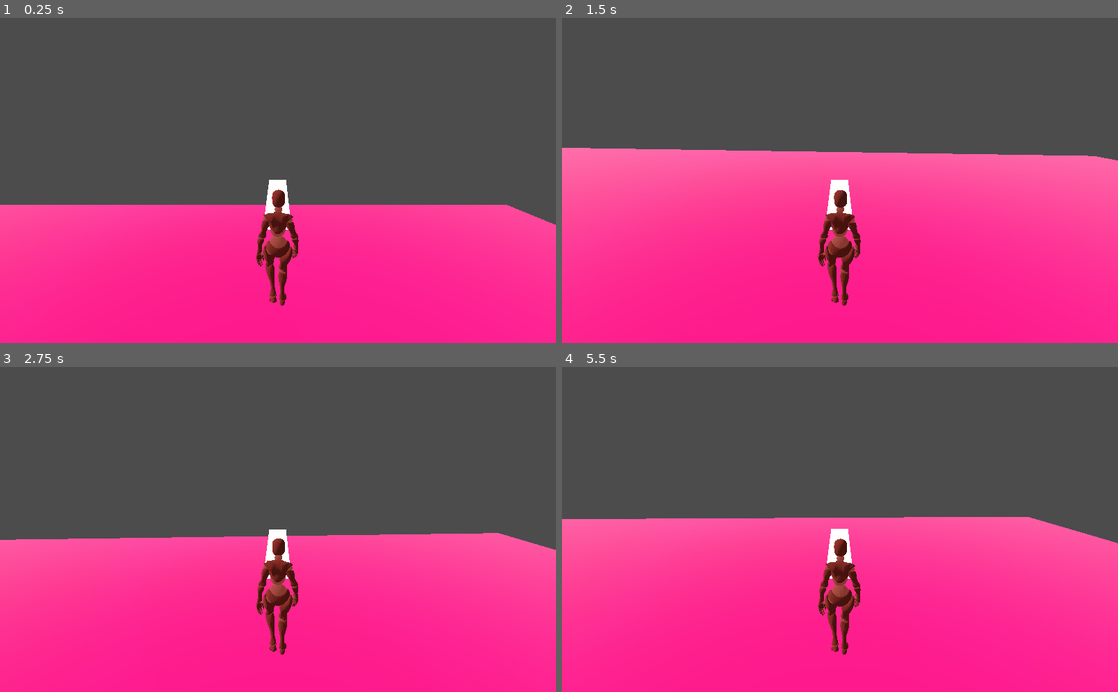
Above: before the commit, frames 1-4 (two rows, left to right).
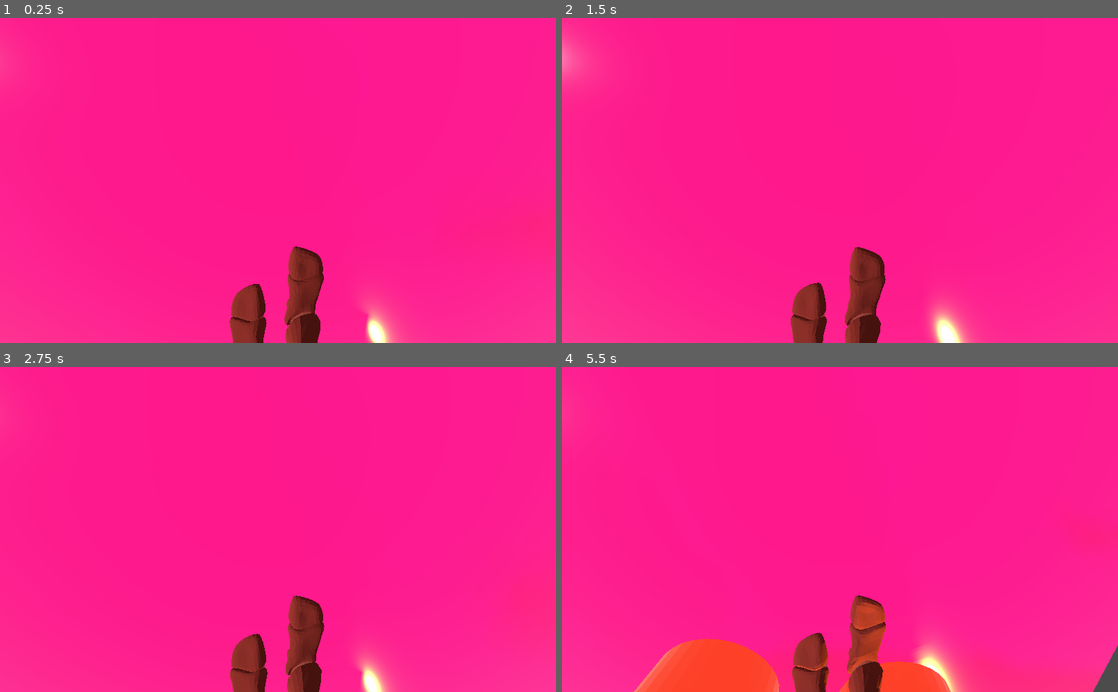
Above: after the commit, the same moments.

Repository: nischitpra/godot_test
Game: Godot game, scene res://terrain/Spatial.tscn
Same seed, same stepped clock (60 frames per second), same inputs: the game is played once before the commit and once after it.
Inputs (mouse positions are in pixels of both pictures, inside the frame that each line leads up to):
- Up to frame 1 (0.25 s): no input
- Up to frame 2 (1.5 s): move the mouse to (867, 180) at 0.52 s; hold S (move_bw) 0.53-1.28 s; tap W (move_fw) at 0.8, 1.35 s; move the mouse to (812, 180) at 1.27 s
- Up to frame 3 (2.75 s): tap Space (move_j) at 1.55, 2.1 s; move the mouse to (289, 523) at 2.02 s; hold A (move_l) from 2.03 s (still down)
- Up to frame 4 (5.5 s): move the mouse to (834, 536) at 2.77 s; release A (move_l) at 2.78 s; tap A (move_l) at 2.85 s; tap D (move_r) at 3.05 s; tap Enter at 3.5 s; move the mouse to (878, 532) at 3.52 s; hold D (move_r) 3.53-4.28 s; tap Shift (move_sprint) at 3.8, 4.35 s; move the mouse to (795, 526) at 4.27 s; tap S (move_bw) at 4.55 s; tap Space (move_j) at 5 s; move the mouse to (845, 529) at 5.02 s; hold S (move_bw) from 5.03 s (still down); tap W (move_fw) at 5.3 s

The runs differ from the first frame. In frame 1, 70% of the frame differs, in the area x 0-100%, y 0-100%; in frame 2, 69%; in frame 3, 71%; in frame 4, 74%.

Commit message:
* [w] player movement

Diff:
--- a/Main.tscn
+++ b/Main.tscn
@@ -6,7 +6,7 @@
 [node name="Main" type="Spatial"]
 
 [node name="Player" parent="." instance=ExtResource( 2 )]
-transform = Transform( 0.5, 0, 0, 0, -2.18557e-08, -0.5, 0, 0.5, -2.18557e-08, 0, 1.41017, 0 )
+transform = Transform( 0.5, 0, 0, 0, 0.5, 0, 0, 0, 0.5, 0, 1.41017, 0 )
 
 [node name="house" parent="." instance=ExtResource( 3 )]
 transform = Transform( 1, 0, 0, 0, 1, 0, 0, 0, 1, 0, -2, 0 )
--- a/player/Player.tscn
+++ b/player/Player.tscn
@@ -1,31 +1,30 @@
-[gd_scene load_steps=5 format=2]
+[gd_scene load_steps=4 format=2]
 
 [ext_resource path="res://player/PlayerController.gd" type="Script" id=1]
 [ext_resource path="res://player/characterAnimations.tscn" type="PackedScene" id=2]
 
-[sub_resource type="CubeMesh" id=2]
-
-[sub_resource type="CapsuleShape" id=1]
-radius = 0.47317
-height = 2.62388
+[sub_resource type="CapsuleShape" id=2]
+radius = 0.63262
+height = 1.95425
 
 [node name="Player" type="KinematicBody"]
-transform = Transform( 1, 0, 0, 0, 1, 0, 0, 0, 1, 0, 1.76113, 0 )
 script = ExtResource( 1 )
 
-[node name="gun" type="MeshInstance" parent="."]
-transform = Transform( 0.16624, 0, 0, 0, 0.777088, -2.68198e-08, 0, -1.47516e-07, -0.128361, 0.00785118, 0.805592, -1.3709 )
-mesh = SubResource( 2 )
-material/0 = null
+[node name="Character Model" type="Spatial" parent="."]
 
-[node name="pivot" type="Spatial" parent="."]
+[node name="Player Model" parent="Character Model" instance=ExtResource( 2 )]
 
-[node name="Camera" type="Camera" parent="pivot"]
-transform = Transform( -1, -3.14485e-07, -8.5273e-08, -8.32486e-09, 0.286274, -0.958148, 3.25735e-07, -0.958148, -0.286274, 0, -2.825, -2.802 )
+[node name="CameraBase" type="Spatial" parent="."]
+transform = Transform( 1, 0, 0, 0, 1, 0, 0, 0, 1, 0, 1.6, 0 )
 
-[node name="characterAnimations" parent="." instance=ExtResource( 2 )]
-transform = Transform( 1, 0, 0, 0, -1.62921e-07, 1, 0, -1, -1.62921e-07, 0, 0, 0 )
+[node name="CameraRot" type="Spatial" parent="CameraBase"]
+
+[node name="SpringArm" type="SpringArm" parent="CameraBase/CameraRot"]
+transform = Transform( -1, 1.11444e-07, -3.06191e-07, 0, 0.939693, 0.34202, 3.25841e-07, 0.34202, -0.939693, 0, 0, 0 )
+spring_length = 2.4
+
+[node name="Camera" type="Camera" parent="CameraBase/CameraRot/SpringArm"]
 
 [node name="CollisionShape" type="CollisionShape" parent="."]
-transform = Transform( 0.5, 0, 0, 0, 0.5, 0, 0, 0, 0.5, 0, 0, -0.884497 )
-shape = SubResource( 1 )
+transform = Transform( 0.5, 0, 0, 0, -8.14603e-08, 0.5, 0, -0.5, -8.14603e-08, 0, 0.93, 0 )
+shape = SubResource( 2 )
--- a/player/PlayerController.gd
+++ b/player/PlayerController.gd
@@ -1,98 +1,69 @@
 extends KinematicBody
 
-const GRAVITY := -5
-const JUMP_SPEED := 2
-const SPEED := 1
-const SPRINT_SPEED := 2
-const ACCELERATION := 5
-const DE_ACCELERATION := 10
-const MOUSE_SENSITIVITY := 0.1
+const MOTION_INTERPOLATE_SPEED = 10
+const JUMP_SPEED = 6
 
-var move_direction := Vector3.ZERO
-var input_direction := Vector3.ZERO
-var velocity := Vector3.ZERO
-var is_sprinting := false
+const CAMERA_MOUSE_ROTATION_SPEED = 0.001
+const CAMERA_CONTROLLER_ROTATION_SPEED = 3.0
+const CAMERA_X_ROT_MIN = -40
+const CAMERA_X_ROT_MAX = 30
 
-onready var pivot := $pivot
-onready var gun := $gun
-onready var camera := $pivot/Camera
-onready var animation_tree := $characterAnimations/AnimationTree
+onready var gravity = ProjectSettings.get_setting("physics/3d/default_gravity") * ProjectSettings.get_setting("physics/3d/default_gravity_vector")
+onready var animation_tree = $"Character Model/Player Model/AnimationTree"
+onready var camera_base := $CameraBase
+onready var camera_rot := $CameraBase/CameraRot
+onready var camera := $CameraBase/CameraRot/SpringArm/Camera
+onready var character_model := $"Character Model"
+
+var camera_x_rot := 0.0
+var aiming := false
+
+var orientation = Transform()
+var root_motion = Transform()
+var velocity = Vector3()
+var motion = Vector2()
+
 
 func _ready():
 	Input.set_mouse_mode(Input.MOUSE_MODE_CAPTURED)
 
 
-func _input(event):
-	if event is InputEventMouseMotion:
-		var rotationY = deg2rad(-event.relative.x*MOUSE_SENSITIVITY)
-		var rotationX = deg2rad(event.relative.y*MOUSE_SENSITIVITY)
-		rotate_y(rotationY)
-		pivot.rotate_x(rotationX)
-		gun.rotate_x(rotationX)
-		var clampedRotationX =  clamp(pivot.rotation.x,deg2rad(-35),deg2rad(45))
-		pivot.rotation.x = clampedRotationX
-		gun.rotation.x = clampedRotationX
+func _physics_process(delta):
+	var motion_target = Vector2(Input.get_action_strength("move_r") - Input.get_action_strength("move_l"),
+								Input.get_action_strength("move_bw") - Input.get_action_strength("move_fw"))
+	motion = motion.linear_interpolate(motion_target, MOTION_INTERPOLATE_SPEED * delta)
 
-
-func _physics_process(delta):
-	_process_input(delta)
-	_process_movement(delta)
-
-
-func _process_input(_delta):
-	_resetVariables()
-	var camera_transform = camera.get_global_transform()
-# player strafing
-	if Input.is_action_pressed("move_fw"):
-		input_direction.z += 1
-	if Input.is_action_pressed("move_bw"):
-		input_direction.z += -1
-	if Input.is_action_pressed("move_l"):
-		input_direction.x += -1
-	if Input.is_action_pressed("move_r"):
-		input_direction.x += 1
-	input_direction = input_direction.normalized()
-	move_direction += -camera_transform.basis.z*input_direction.z
-	move_direction += camera_transform.basis.x*input_direction.x
-
-# for springing
-	is_sprinting = true if Input.is_action_pressed("move_sprint") else false
-
-# for jumping
-#	if Input.is_action_just_pressed("move_j") and is_on_floor():
-	if Input.is_action_just_pressed("move_j"):
+	# jump
+	if is_on_floor() and Input.is_action_just_pressed("move_j"):
 		velocity.y = JUMP_SPEED
 		animation_tree.set("parameters/jump_blend/active", 1.0)
 
+	root_motion = animation_tree.get_root_motion_transform()
+	orientation *= root_motion
 
-func _process_movement(delta):
-	velocity.y += delta * GRAVITY
+	var h_velocity = orientation.origin / delta
+	velocity.x = h_velocity.x
+	velocity.z = h_velocity.z
+	velocity += gravity * delta
+	velocity = move_and_slide(velocity, Vector3.UP)
 
-	var speed = SPRINT_SPEED if is_sprinting else SPEED
-	var new_pos = move_direction * speed
-	var acc = DE_ACCELERATION
-	var hv = velocity
-	hv.y = 0
-	# if movement is in the current velocity direction then accelerate
-	if(move_direction.dot(hv)>0):
-		acc = ACCELERATION
+	orientation.origin = Vector3() # Clear accumulated root motion displacement (was applied to speed).
+	orientation = orientation.orthonormalized() # Orthonormalize orientation.
 
-	hv = hv.linear_interpolate(new_pos, acc*delta)
-
-	velocity.x = hv.x
-	velocity.z = hv.z
-
-	velocity = move_and_slide(velocity,Vector3.UP,true)
-
-	var anim_blend_amount = velocity.length() / speed
-	# play animation
-	animation_tree.set("parameters/move_blend/blend_amount", anim_blend_amount)
+	character_model.global_transform.basis = orientation.basis
 
 
-func _resetVariables():
-	input_direction.x=0
-	input_direction.y=0
-	input_direction.z=0
-	move_direction.x = 0
-	move_direction.y = 0
-	move_direction.z = 0
+func _input(event):
+	if event is InputEventMouseMotion:
+		var camera_frame_speed = CAMERA_MOUSE_ROTATION_SPEED
+		if aiming:
+			camera_frame_speed *= 0.75
+		_rotate_camera(event.relative * camera_frame_speed)
+
+
+func _rotate_camera(move):
+	camera_base.rotate_y(-move.x)
+	camera_base.orthonormalize()
+	camera_x_rot += move.y
+	camera_x_rot = clamp(camera_x_rot, deg2rad(CAMERA_X_ROT_MIN), deg2rad(CAMERA_X_ROT_MAX))
+	camera_rot.rotation.x = camera_x_rot
--- a/player/characterAnimations.tscn
+++ b/player/characterAnimations.tscn
@@ -2,31 +2,31 @@
 
 [ext_resource path="res://player/characterAnimations.fbx" type="PackedScene" id=1]
 
-[sub_resource type="AnimationNodeAnimation" id=3]
+[sub_resource type="AnimationNodeAnimation" id=1]
 animation = "Character|idle-loop"
 
 [sub_resource type="AnimationNodeAnimation" id=2]
 animation = "Character|jump"
 
-[sub_resource type="AnimationNodeOneShot" id=5]
+[sub_resource type="AnimationNodeOneShot" id=3]
 
 [sub_resource type="AnimationNodeBlend2" id=4]
 
-[sub_resource type="AnimationNodeAnimation" id=1]
+[sub_resource type="AnimationNodeAnimation" id=5]
 animation = "Character|walk-loop"
 
 [sub_resource type="AnimationNodeBlendTree" id=6]
-graph_offset = Vector2( -648, 114.25 )
-nodes/idle/node = SubResource( 3 )
+graph_offset = Vector2( -708, 187 )
+nodes/idle/node = SubResource( 1 )
 nodes/idle/position = Vector2( -480, 200 )
 nodes/jump/node = SubResource( 2 )
 nodes/jump/position = Vector2( -220, 400 )
-nodes/jump_blend/node = SubResource( 5 )
+nodes/jump_blend/node = SubResource( 3 )
 nodes/jump_blend/position = Vector2( 0, 200 )
 nodes/move_blend/node = SubResource( 4 )
 nodes/move_blend/position = Vector2( -220, 200 )
 nodes/output/position = Vector2( 220, 200 )
-nodes/walk/node = SubResource( 1 )
+nodes/walk/node = SubResource( 5 )
 nodes/walk/position = Vector2( -480, 380 )
 node_connections = [ "output", 0, "jump_blend", "move_blend", 0, "idle", "move_blend", 1, "walk", "jump_blend", 0, "move_blend", "jump_blend", 1, "jump" ]
 
